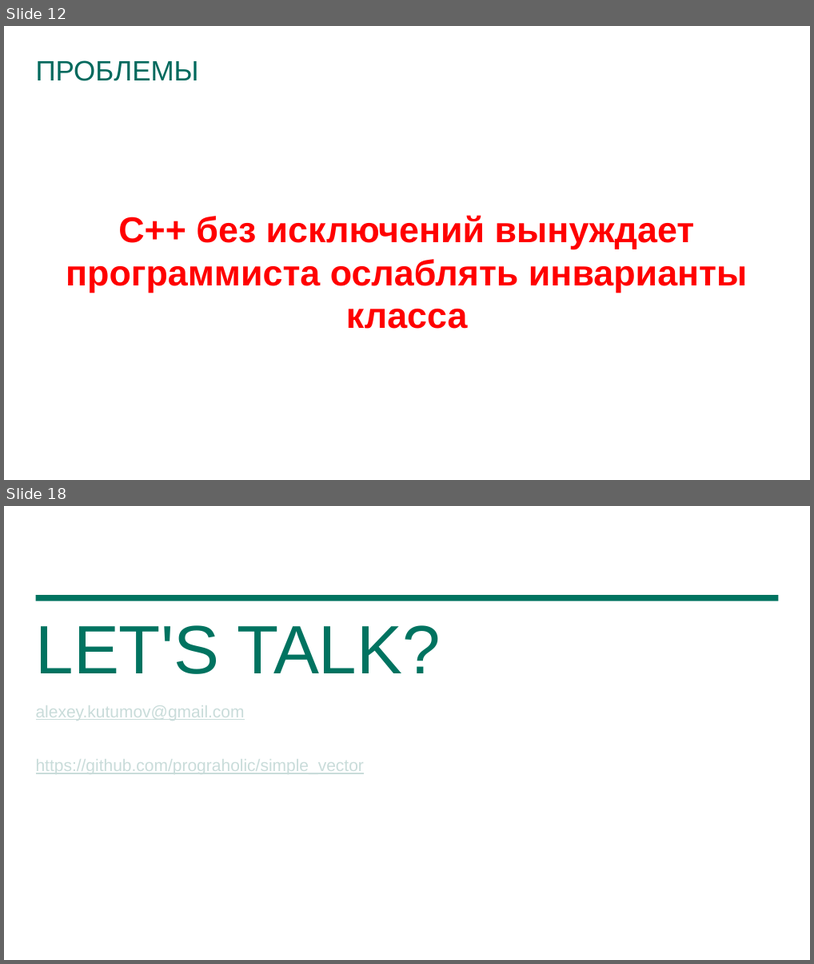
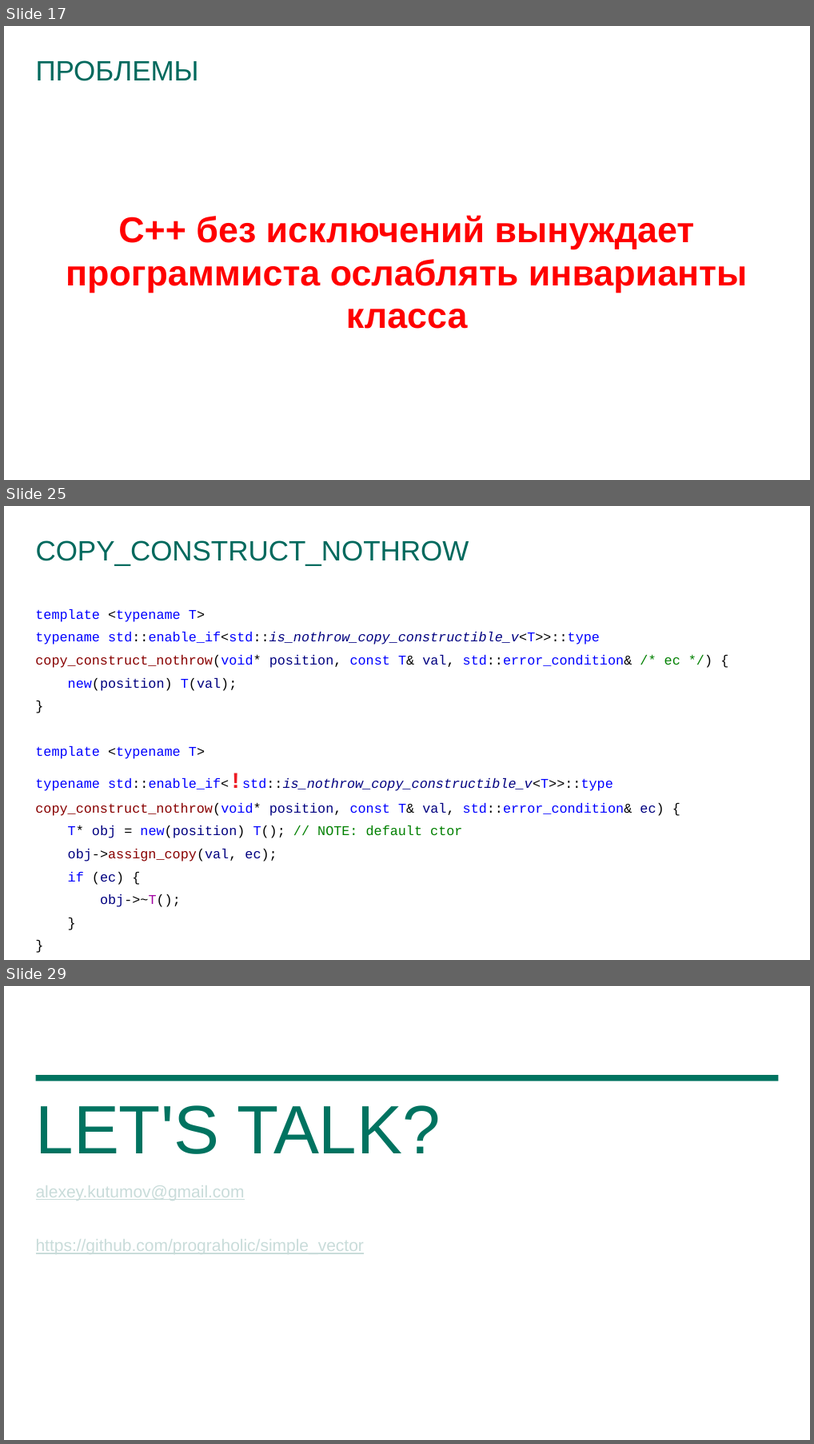
Before and after one commit to prograholic/prograholic.github.io, a slide deck: cpp_russia_2017_24_02_2017/24.02.2017_kutumov.pptx. Shown one above the other, each under a label of ours: slides 12 and 18 before the commit, slides 17, 25 and 29 after it; the slides between them are not shown. The pictures are 814x964 and 814x1444 pixels, drawn with LibreOffice and Linux fonts; fonts in the diff are those of the drawing; background and template pictures are left out. Boxes give left, top, right and bottom in pixels: in the first picture for what was removed or moved away, otherwise in the second. Text is boxed around its words. In the diff, an @@ line names an element or a change of style, - is before the commit and + after.

```diff
--- a/cpp_russia_2017_24_02_2017/24.02.2017_kutumov.pptx
+++ b/cpp_russia_2017_24_02_2017/24.02.2017_kutumov.pptx
@@ slide 25 added at (4, 506, 810, 960), background #FFFFFF @@
@@ title added at (36, 540, 470, 566), 25 pt, text #00695D @@
+COPY_CONSTRUCT_NOTHROW
@@ text added at (35, 609, 681, 907), 12 pt, text #0000FF @@
+template <typename T>
+typename std::enable_if<std::is_nothrow_copy_constructible_v<T>>::type
+copy_construct_nothrow(void* position, const T& val, std::error_condition& /* ec */) {
+new(position) T(val);
+}
+template <typename T>
+typename std::enable_if<!std::is_nothrow_copy_constructible_v<T>>::type
+copy_construct_nothrow(void* position, const T& val, std::error_condition& ec) {
+T* obj = new(position) T(); // NOTE: default ctor
+obj->assign_copy(val, ec);
+if (ec) {
+obj->~T();
+}
+}
@@ what was slide 12 is now slide 17 @@
@@ what was slide 18 is now slide 29 @@
```
Also in this commit, not shown: 6 slides changed, 10 other slides added, 2 other files.
